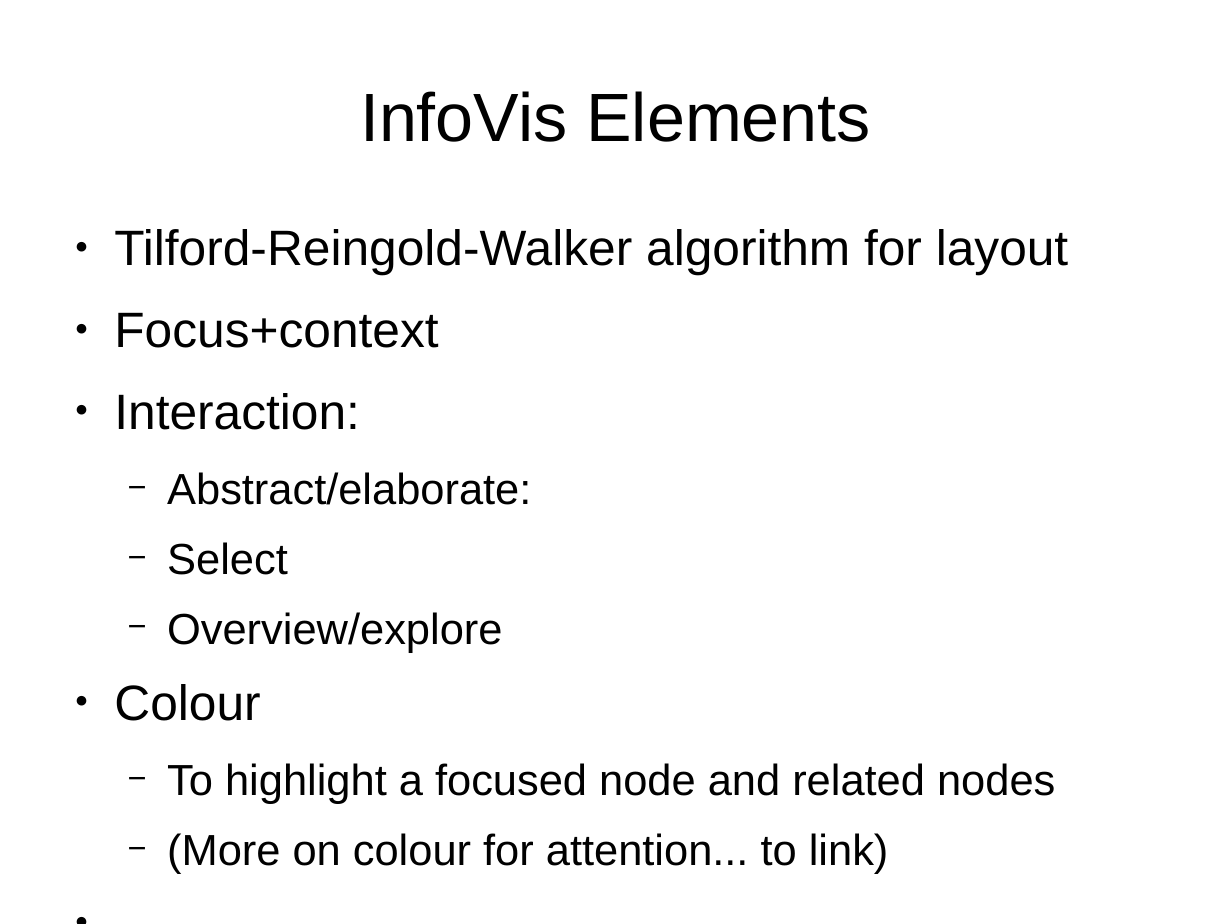
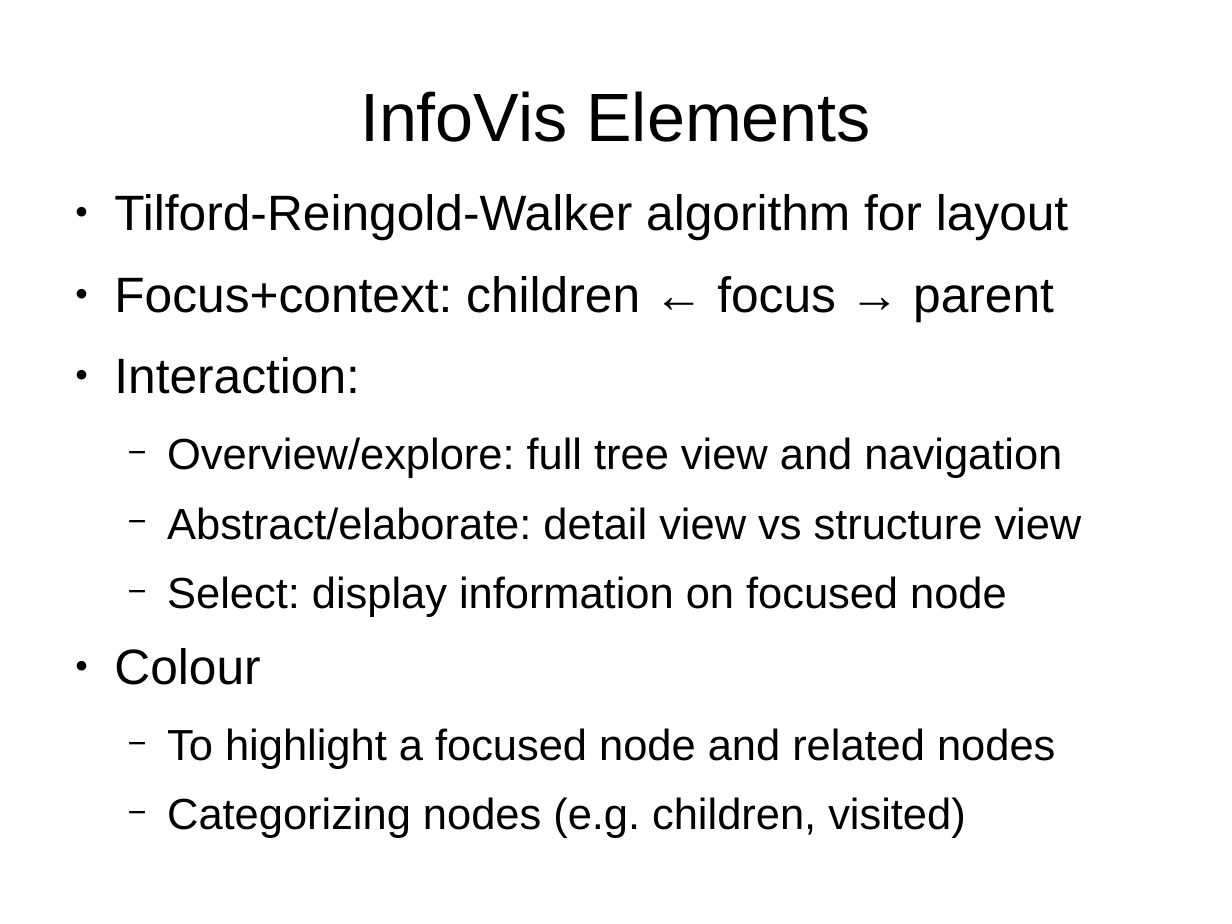
Before and after one commit to seachel/Treehehe, a slide deck: slide 4 of Presentation/VA_presentation.odp. Drawn at 1232x924 pixels with LibreOffice and Linux fonts; fonts in the diff are those of the drawing. Boxes give left, top, right and bottom in pixels: in the first picture for what was removed or moved away, otherwise in the second. Text is boxed around its words. In the diff, an @@ line names an element or a change of style, - is before the commit and + after.

```diff
--- a/Presentation/VA_presentation.odp
+++ b/Presentation/VA_presentation.odp
@@ text "Tilford-Reingold-Walker algorithm for layout": place and size @@
-text "Tilford-Reingold-Walker algorithm for layout" at [114,229,1068,874]
+text "Tilford-Reingold-Walker algorithm for layout" at [114,194,1082,838]
@@ text at [114,276,1054,321]: text changed @@
-● Focus+context
+● Focus+context: children ← focus → parent
@@ text at [167,437,1082,617]: text changed @@
-  − Abstract/elaborate:
-  − Select
-  − Overview/explore
+  − Overview/explore: full tree view and navigation
+  − Abstract/elaborate: detail view vs structure view
+  − Select: display information on focused node
@@ text at [167,797,966,838]: text changed @@
-  − (More on colour for attention... to link)
-● ...
+  − Categorizing nodes (e.g. children, visited)
```
Also in this commit, not shown: 5 other slides changed.
